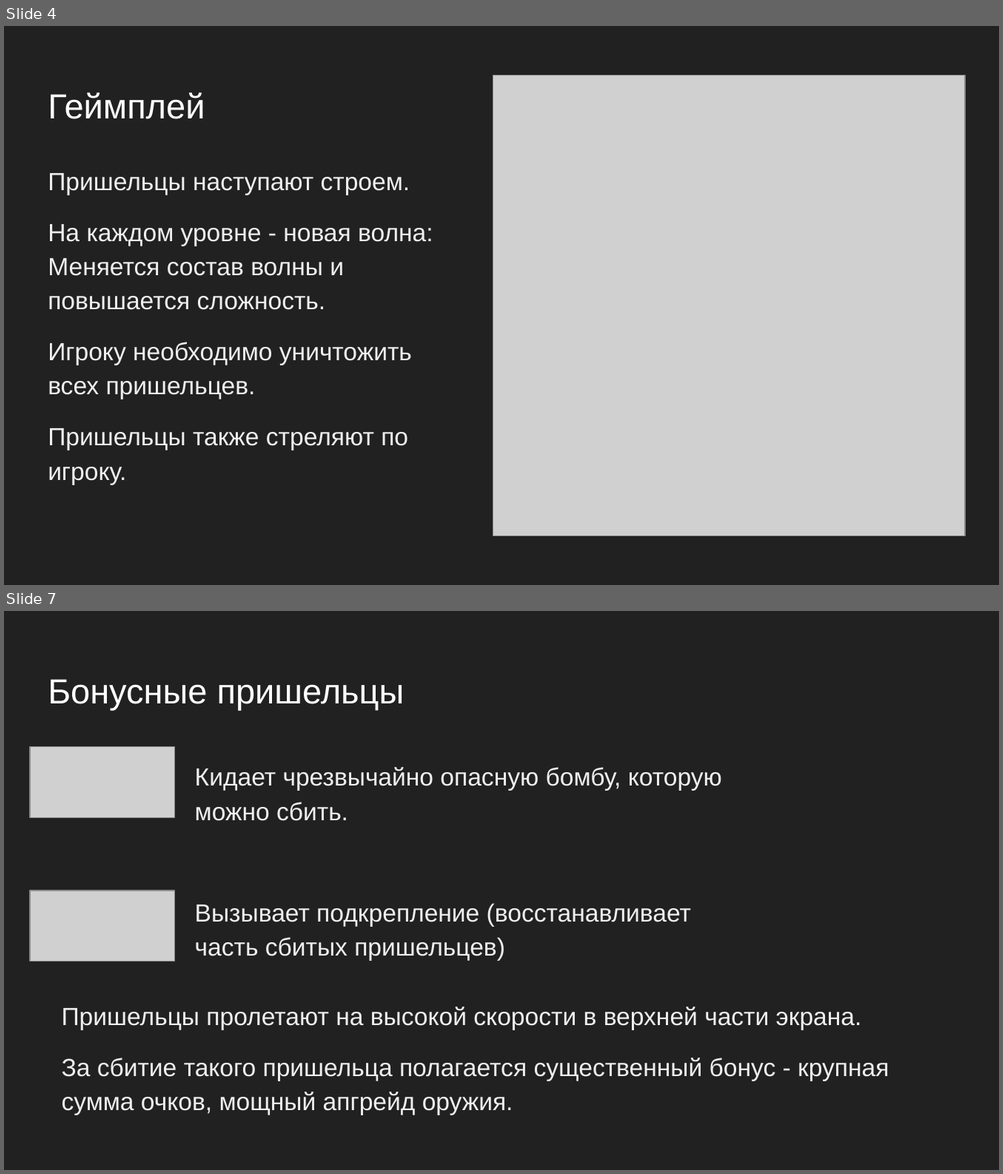
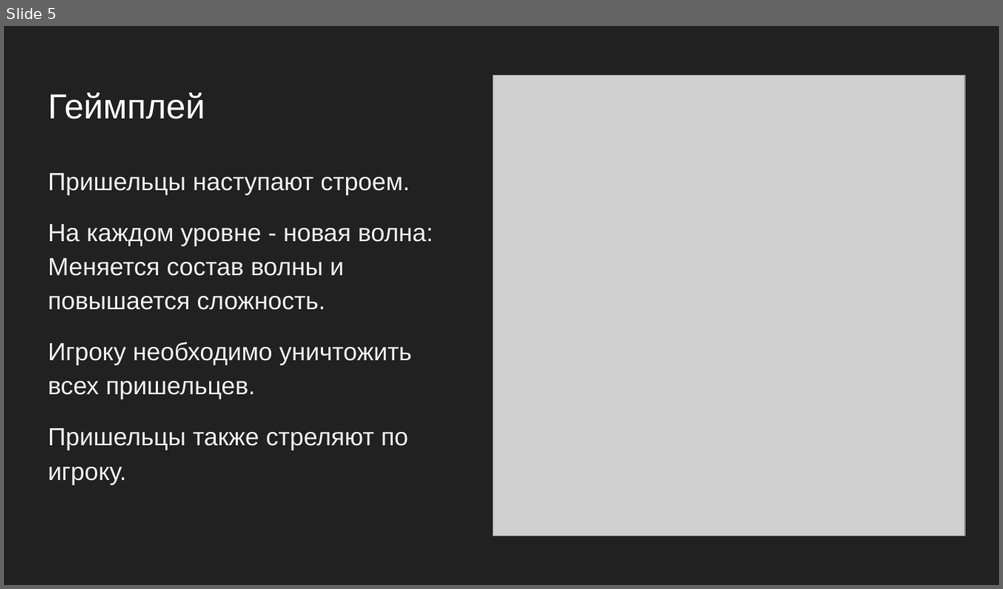
Before and after one commit to Tulishka/space_invaders_nt, a slide deck: docs/presentation.pptx. Shown one above the other, each under a label of ours: slides 4 and 7 before the commit, slide 5 after it; the slides between them are not shown. The pictures are 1003x1174 and 1003x589 pixels, drawn with LibreOffice and Linux fonts; fonts in the diff are those of the drawing; grey boxes stand for pictures. Boxes give left, top, right and bottom in pixels: in the first picture for what was removed or moved away, otherwise in the second. Text is boxed around its words. In the diff, an @@ line names an element or a change of style, - is before the commit and + after.

```diff
--- a/docs/presentation.pptx
+++ b/docs/presentation.pptx
@@ slide 7 removed at [4,611,999,1170], background #212121 @@
@@ title removed at [48,679,404,710] @@
-Бонусные пришельцы
@@ picture removed at [30,747,175,818] @@
@@ text removed at [195,767,722,961] @@
-Кидает чрезвычайно опасную бомбу, которую можно сбить.
-Вызывает подкрепление (восстанавливает часть сбитых пришельцев)
@@ picture removed at [30,891,175,961] @@
@@ text removed at [62,1007,888,1115] @@
-Пришельцы пролетают на высокой скорости в верхней части экрана.
-За сбитие такого пришельца полагается существенный бонус - крупная сумма очков, мощный апгрейд оружия.
@@ what was slide 4 is now slide 5 @@
```
Also in this commit, not shown: 6 slides changed, 7 slides added, 3 other slides removed.
